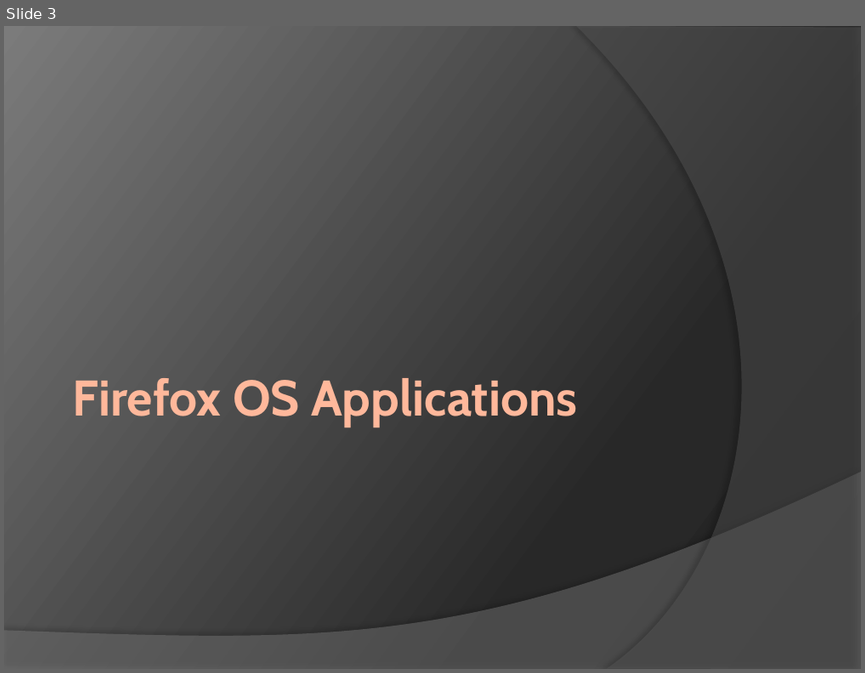
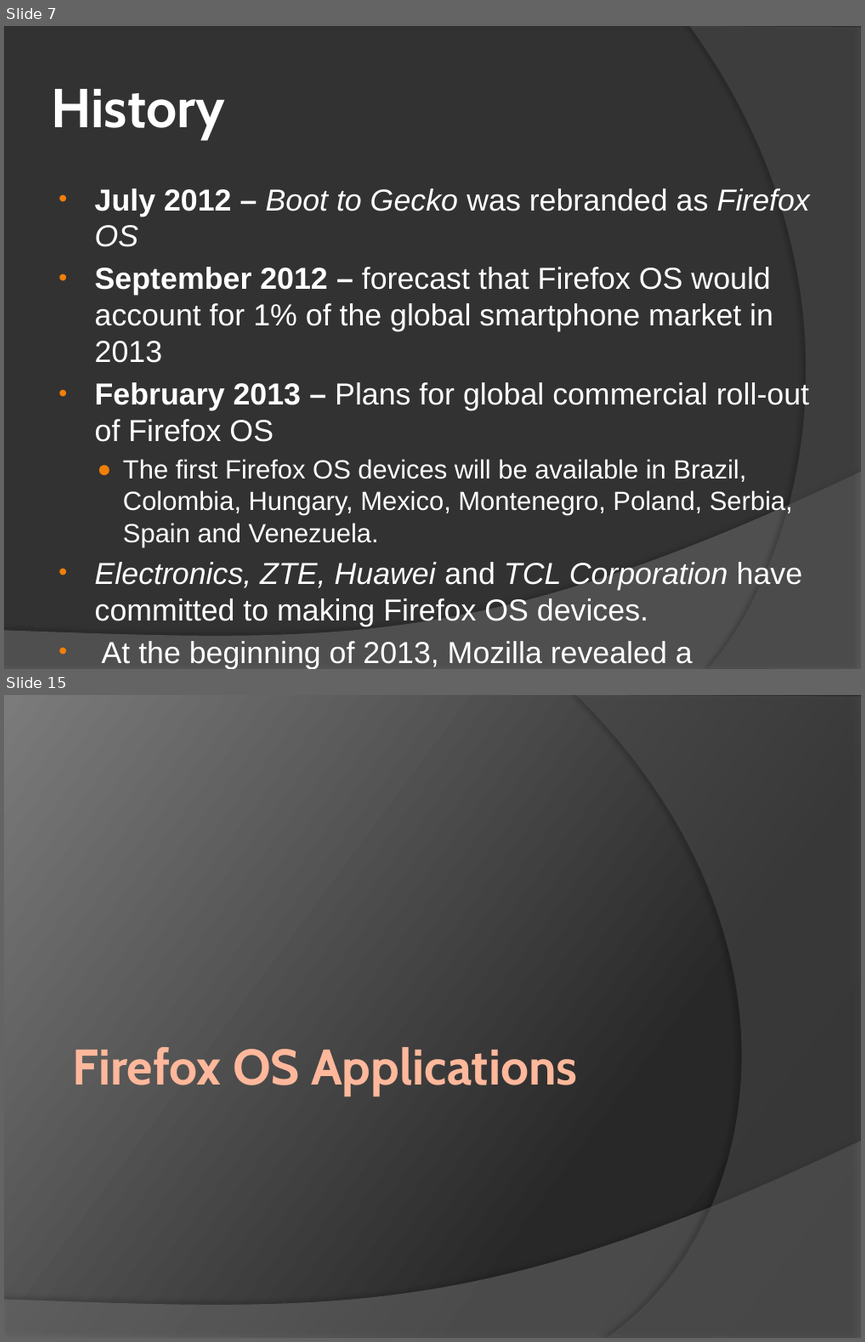
Before and after one commit to ymihaylov/Firefox-OS-Documentation-Project, a slide deck: Firefox OS.pptx. Shown one above the other, each under a label of ours: slide 3 before the commit, slides 7 and 15 after it; the slides between them are not shown. The pictures are 865x673 and 865x1342 pixels, drawn with LibreOffice and Linux fonts; fonts in the diff are those of the drawing. Boxes give left, top, right and bottom in pixels: in the first picture for what was removed or moved away, otherwise in the second. Text is boxed around its words. In the diff, an @@ line names an element or a change of style, - is before the commit and + after.

```diff
--- a/Firefox OS.pptx
+++ b/Firefox OS.pptx
@@ slide 7 added at <box>4,26,861,669</box>, background #323232; not listed: 1 template element that a slide beside it also shows @@
@@ freeform shape added at <box>689,26,861,669</box>, fill #5E5E5E at 40% opacity @@
@@ title added at <box>51,89,225,139</box>, 46 pt, text #FFFFFF, bold @@
+History
@@ text added at <box>95,188,810,664</box>, 25.5 pt, text #FFFFFF @@
+• July 2012 – Boot to Gecko was rebranded as Firefox OS
+• September 2012 – forecast that Firefox OS would account for 1% of the global smartphone market in 2013
+• February 2013 – Plans for global commercial roll-out of Firefox OS
+  ● The first Firefox OS devices will be available in Brazil, Colombia, Hungary, Mexico, Montenegro, Poland, Serbia, Spain and Venezuela.
+• Electronics, ZTE, Huawei and TCL Corporation have committed to making Firefox OS devices.
+• At the beginning of 2013, Mozilla revealed a partnership with Spanish firm Geeksphone.
@@ what was slide 3 is now slide 15 @@
```
Also in this commit, not shown: 1 slide changed, 12 other slides added, 1 slide removed.
